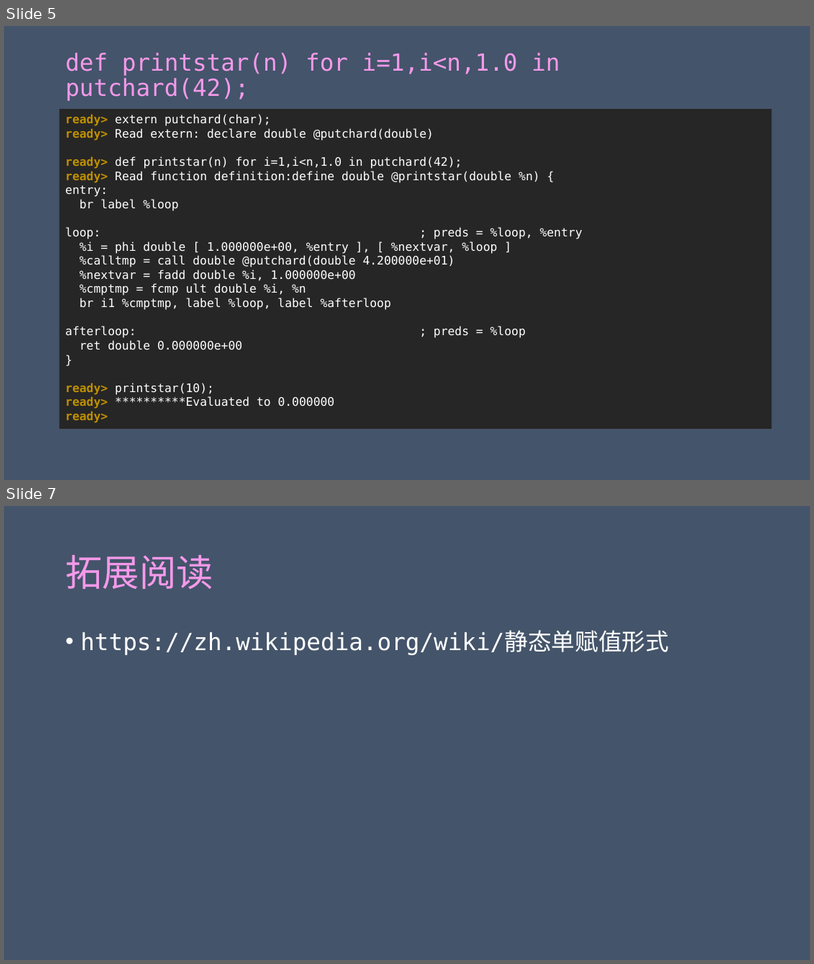
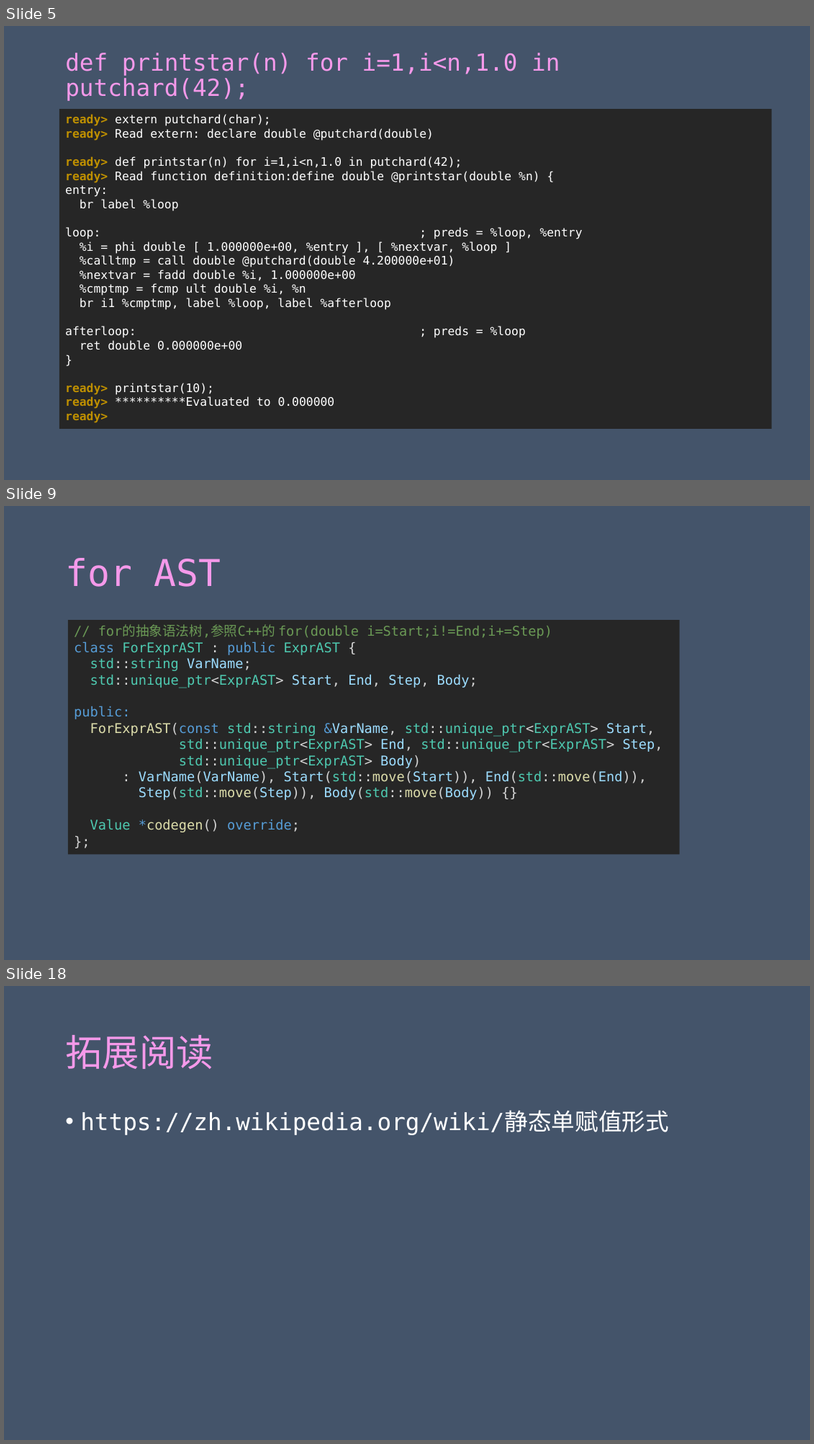
Before and after one commit to achieveartificialintelligence/download, a slide deck: Kaleidoscope/Ch5/Kaleidoscope.pptx. Shown one above the other, each under a label of ours: slides 5 and 7 before the commit, slides 5, 9 and 18 after it; the slides between them are not shown. The pictures are 814x964 and 814x1444 pixels, drawn with LibreOffice and Linux fonts; fonts in the diff are those of the drawing. Boxes give left, top, right and bottom in pixels: in the first picture for what was removed or moved away, otherwise in the second. Text is boxed around its words. In the diff, an @@ line names an element or a change of style, - is before the commit and + after.

```diff
--- a/Kaleidoscope/Ch5/Kaleidoscope.pptx
+++ b/Kaleidoscope/Ch5/Kaleidoscope.pptx
@@ slide 9 added at <box>4,506,810,960</box>, background #44546A @@
@@ title added at <box>65,558,221,587</box>, 44 pt, text gradient #F599EA to #89D1EB @@
+for AST
@@ rectangle added at <box>68,620,680,854</box>, fill #262626, 16 pt, text #4EC9B0 @@
+// for的抽象语法树,参照C++的 for(double i=Start;i!=End;i+=Step)
+class ForExprAST : public ExprAST {
+std::string VarName;
+std::unique_ptr<ExprAST> Start, End, Step, Body;
+public:
+ForExprAST(const std::string &VarName, std::unique_ptr<ExprAST> Start,
+std::unique_ptr<ExprAST> End, std::unique_ptr<ExprAST> Step,
+std::unique_ptr<ExprAST> Body)
+: VarName(VarName), Start(std::move(Start)), End(std::move(End)),
+Step(std::move(Step)), Body(std::move(Body)) {}
+Value *codegen() override;
+};
@@ what was slide 7 is now slide 18 @@
```
Also in this commit, not shown: 1 slide changed, 10 other slides added.
